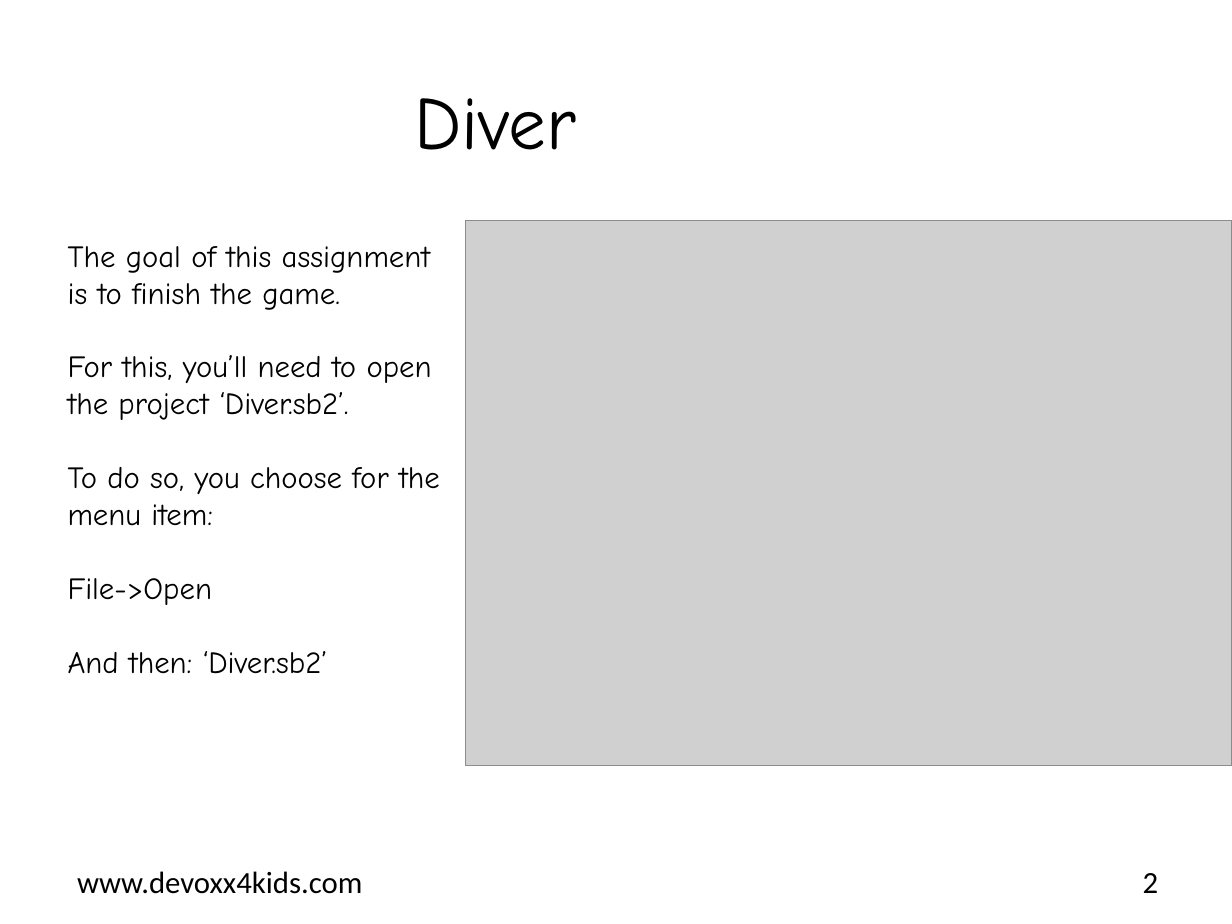
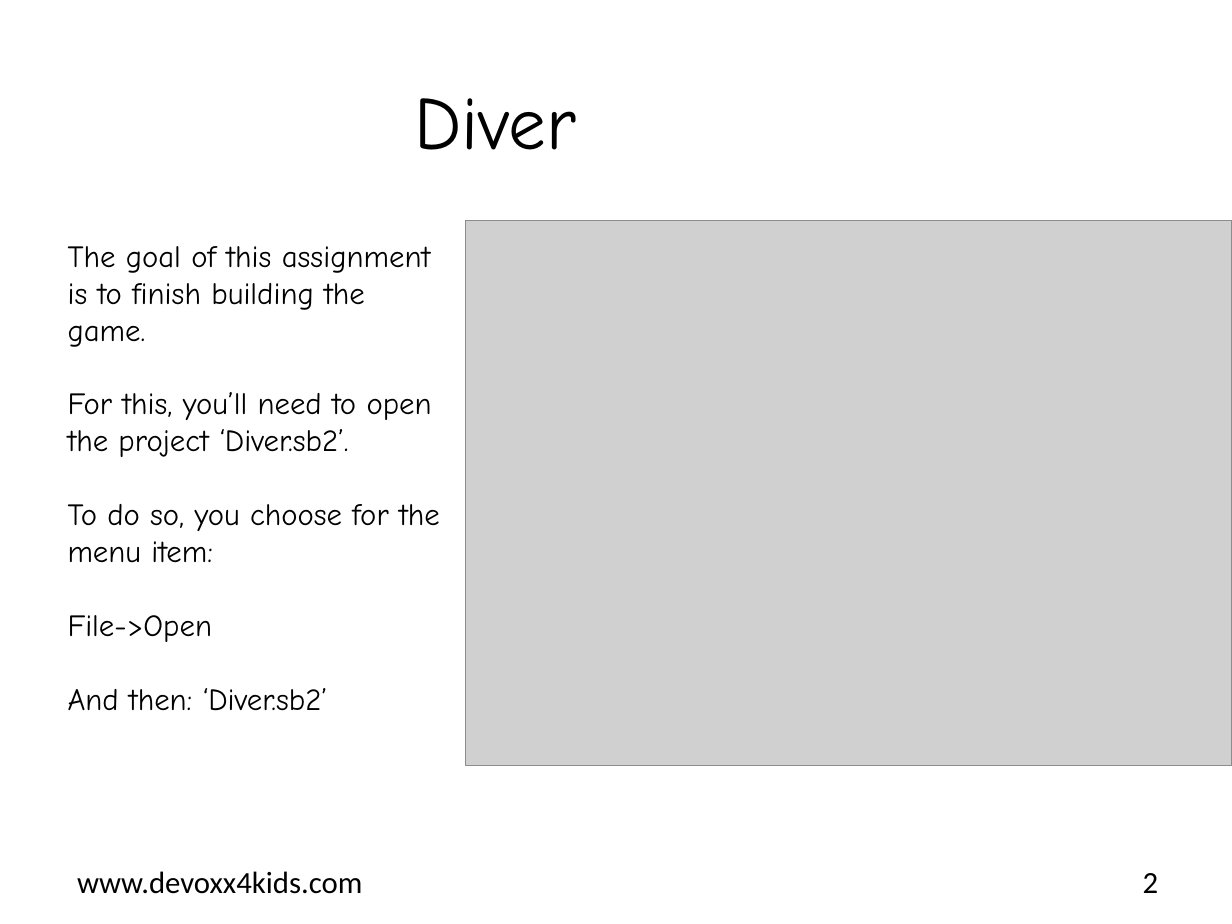
Before and after one commit to bertjan/jpoint-devoxx4kids, a slide deck: slide 2 of scratch-leapmotion/instructions/en/Assignment_Diver.pptx. Drawn at 1232x924 pixels with LibreOffice and Linux fonts; fonts in the diff are those of the drawing; grey boxes stand for pictures; background and template pictures are left out. Boxes give left, top, right and bottom in pixels: in the first picture for what was removed or moved away, otherwise in the second. Text is boxed around its words. In the diff, an @@ line names an element or a change of style, - is before the commit and + after.

```diff
--- a/scratch-leapmotion/instructions/en/Assignment_Diver.pptx
+++ b/scratch-leapmotion/instructions/en/Assignment_Diver.pptx
@@ text at bbox=[68, 246, 431, 347]: text changed @@
-The goal of this assignment is to finish the game.
+The goal of this assignment is to finish building the game.
```
Also in this commit, not shown: 17 other slides changed, 1 other file.
